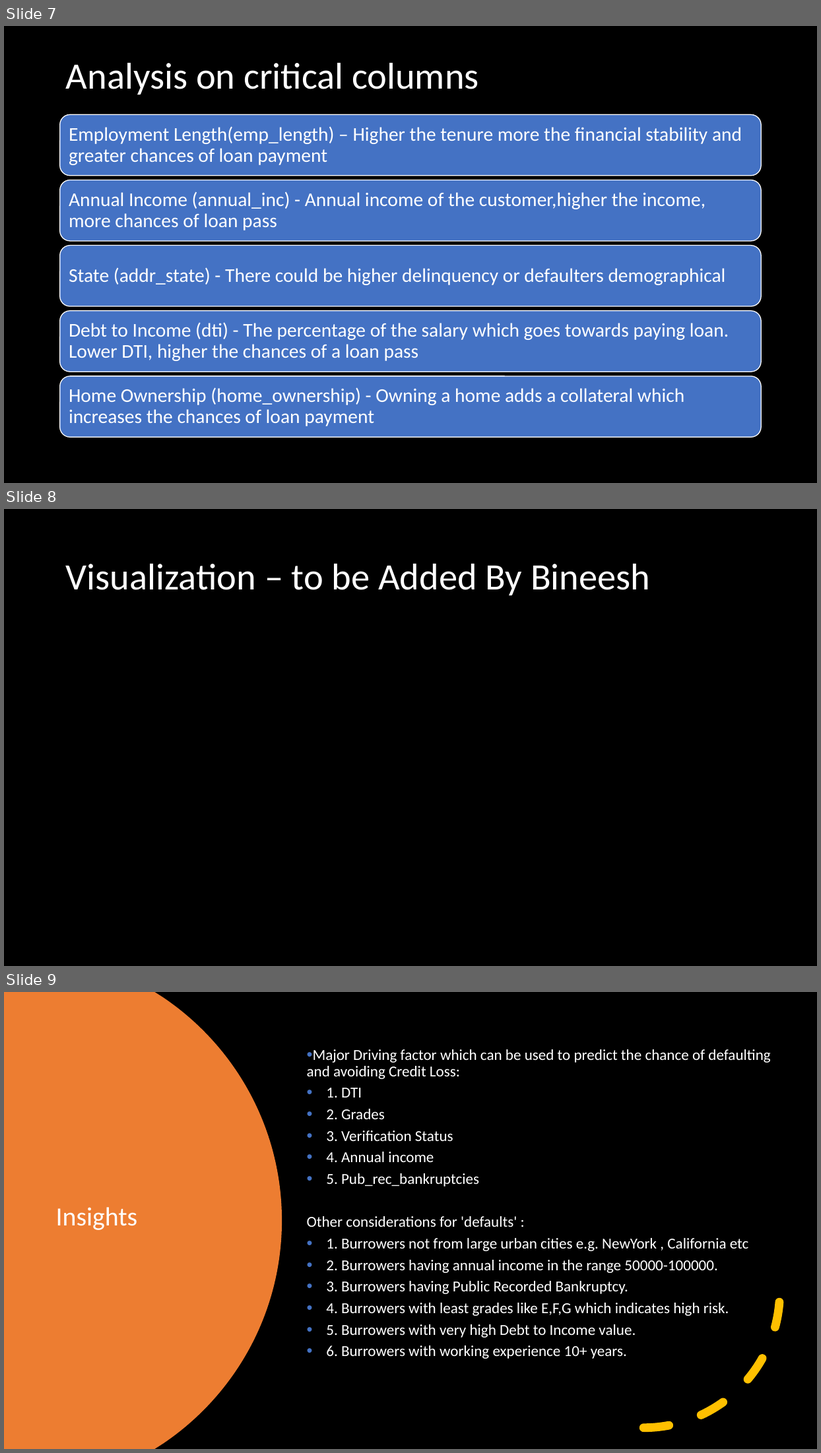
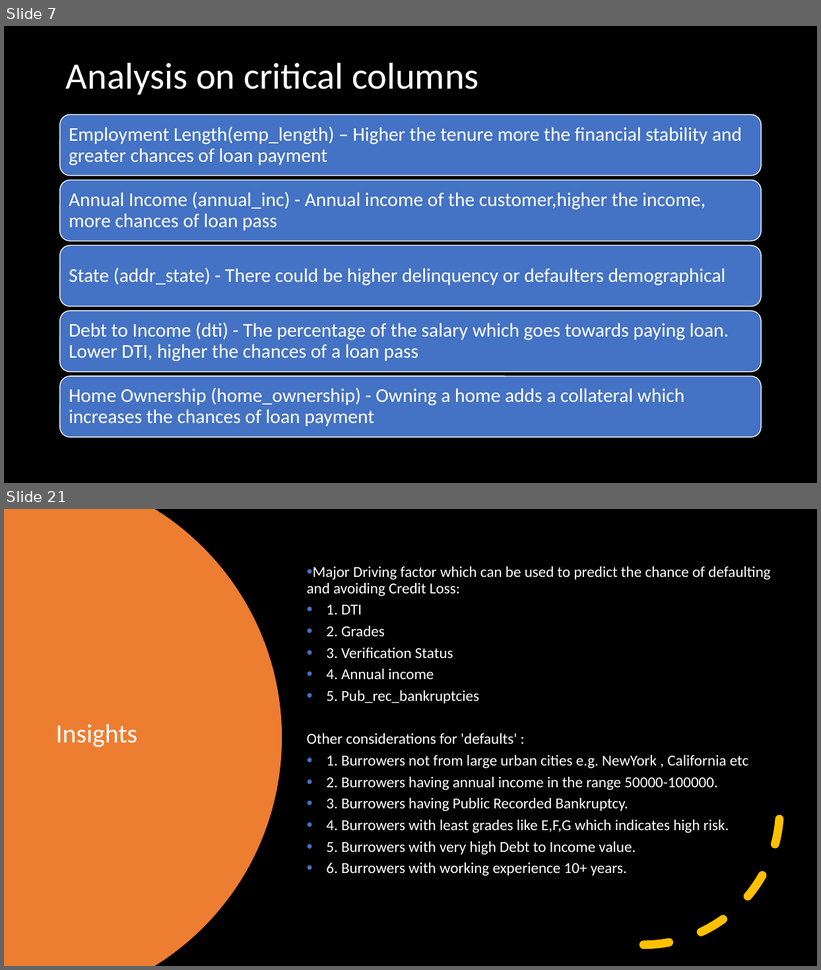
Before and after one commit to bineeshpc/case_study_01, a slide deck: UpGrad Case Study LendingClub.pptx. Shown one above the other, each under a label of ours: slides 7, 8 and 9 before the commit, slides 7 and 21 after it; the slides between them are not shown. The pictures are 821x1453 and 821x970 pixels, drawn with LibreOffice and Linux fonts; fonts in the diff are those of the drawing. Boxes give left, top, right and bottom in pixels: in the first picture for what was removed or moved away, otherwise in the second. Text is boxed around its words. In the diff, an @@ line names an element or a change of style, - is before the commit and + after.

```diff
--- a/UpGrad Case Study LendingClub.pptx
+++ b/UpGrad Case Study LendingClub.pptx
@@ slide 8 removed at box(4, 509, 817, 966), background #000000 @@
@@ title removed at box(66, 563, 650, 595) @@
-Visualization – to be Added By Bineesh
@@ what was slide 9 is now slide 21 @@
```
Also in this commit, not shown: 13 slides added.
